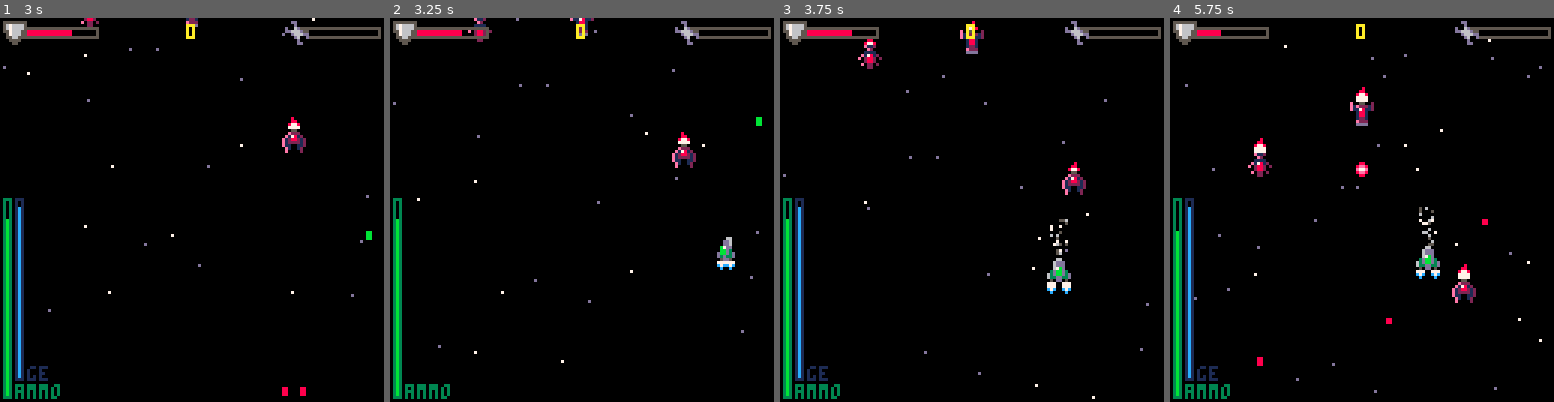
Above: before the commit, frames 1-4 (left to right).
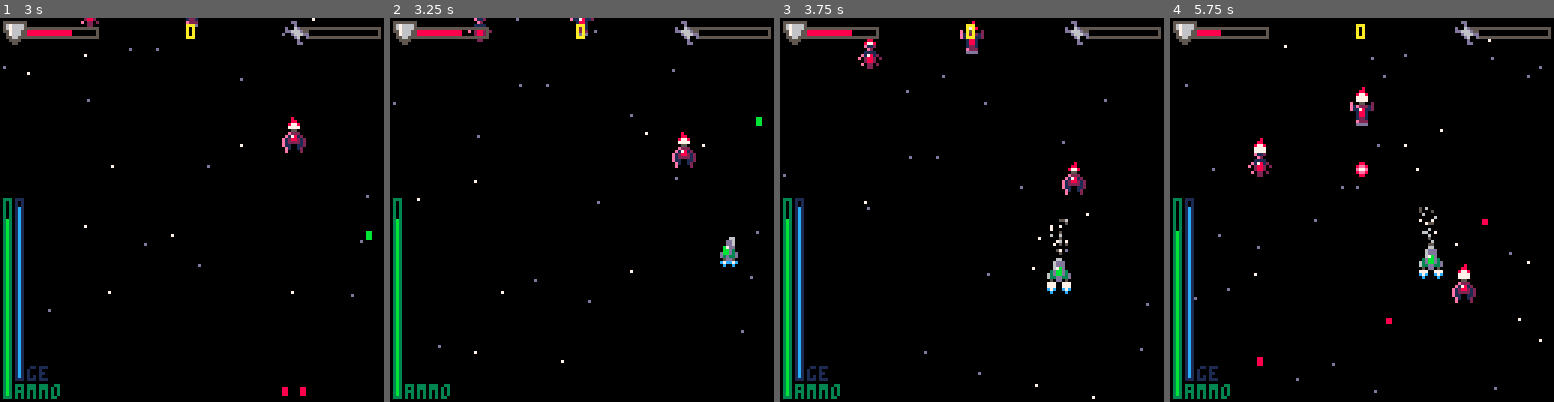
Above: after the commit, the same moments.

Repository: Sreaz0ne/the-recycler-p8
Game: PICO-8 cartridge the_recycler.p8
The game is run twice, just before and just after one commit, with the same random seed, the same clock (stepped at 60 frames per second) and the same inputs.
Inputs:
- Up to frame 1 (3 s): tap X (X key) at 0.33, 1.07, 1.85, 2.97 s; tap O (Z key) at 0.7, 1.7, 2.1, 2.5, 2.9 s; hold Right 1.6-2.1 s; hold Up 2.15-2.42 s; hold Right from 2.47 s (still down)
- Up to frame 2 (3.25 s): release Right at 3.03 s; hold Left from 3.08 s (still down)
- Up to frame 3 (3.75 s): tap O (Z key) at 3.3, 3.7 s; release Left at 3.58 s; hold Down from 3.63 s (still down)
- Up to frame 4 (5.75 s): release Down at 3.97 s; hold Right 4.02-4.68 s; tap X (X key) at 4.08, 5.2 s; tap O (Z key) every 0.4 s from 4.1 to 5.7 s; hold Up 4.73-5.03 s; hold Left 5.08-5.68 s; hold Down from 5.73 s (still down)

Frame 1 is identical in both runs. In frame 2, 0.3% of the frame differs, in the area x 85-91%, y 57-66%; in frame 3, less than 0.1%; in frame 4, 0.4%, in the area x 64-72%, y 50-68%.

Commit message:
Fix issue with 8 directional movement speed

Diff:
--- a/the_recycler.p8
+++ b/the_recycler.p8
@@ -301,30 +301,43 @@
 		plyr.invul-=1
 	end
 
+	ix=0
+	iy=0
+
 	if btn(➡️)
-	and plyr.x+plyr.speed<=120
 	and btn(⬅️)==false then
-		plyr.x+=plyr.speed
+		ix+=1
 		plyr.sprt=2
 		fsmax=23
 		fsmin=20
 	end
 	if btn(⬅️)
-	and plyr.x-plyr.speed>=0
 	and btn(➡️)==false then
-	 plyr.x-=plyr.speed
+	 ix-=1
 	 plyr.sprt=1
 	 fsmax=23
 	 fsmin=20
 	end
-	if btn(⬆️)
-	and plyr.y-plyr.speed>=0 then
-		plyr.y-=plyr.speed
-	end
-	if btn(⬇️)
-	and plyr.y+plyr.speed<=121 then
-		plyr.y+=plyr.speed
-	end
+	if btn(⬆️) then
+		iy-=1
+	end
+	if btn(⬇️) then
+		iy+=1
+	end
+
+	if (ix*ix+iy*iy>1) then
+  dist=sqrt(ix*ix+iy*iy)
+  ix/=dist
+  iy/=dist
+	end
+
+	plyr.x+=ix*plyr.speed
+	plyr.y+=iy*plyr.speed
+
+	if (plyr.y >= 121) plyr.y=120
+	if (plyr.y < 0) plyr.y=0
+	if (plyr.x >= 121) plyr.x=120
+	if (plyr.x < 0) plyr.x=0
 
 	if btn(❎)
 	and plyr.timetoshoot==0
